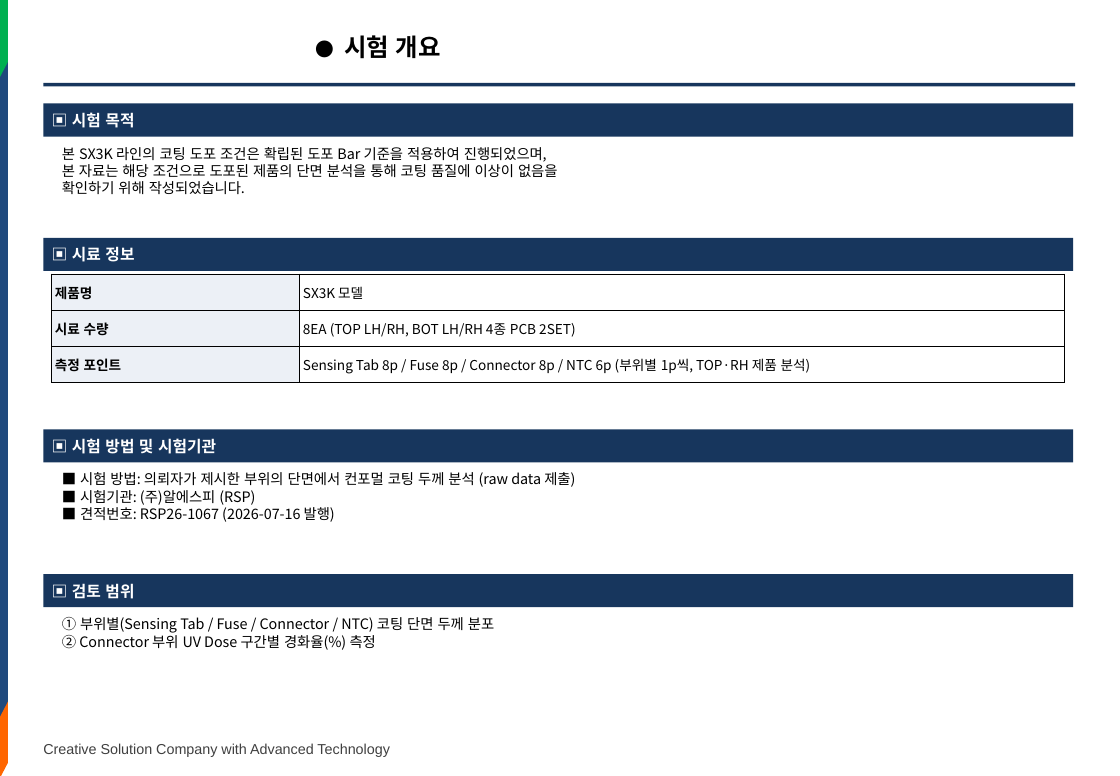
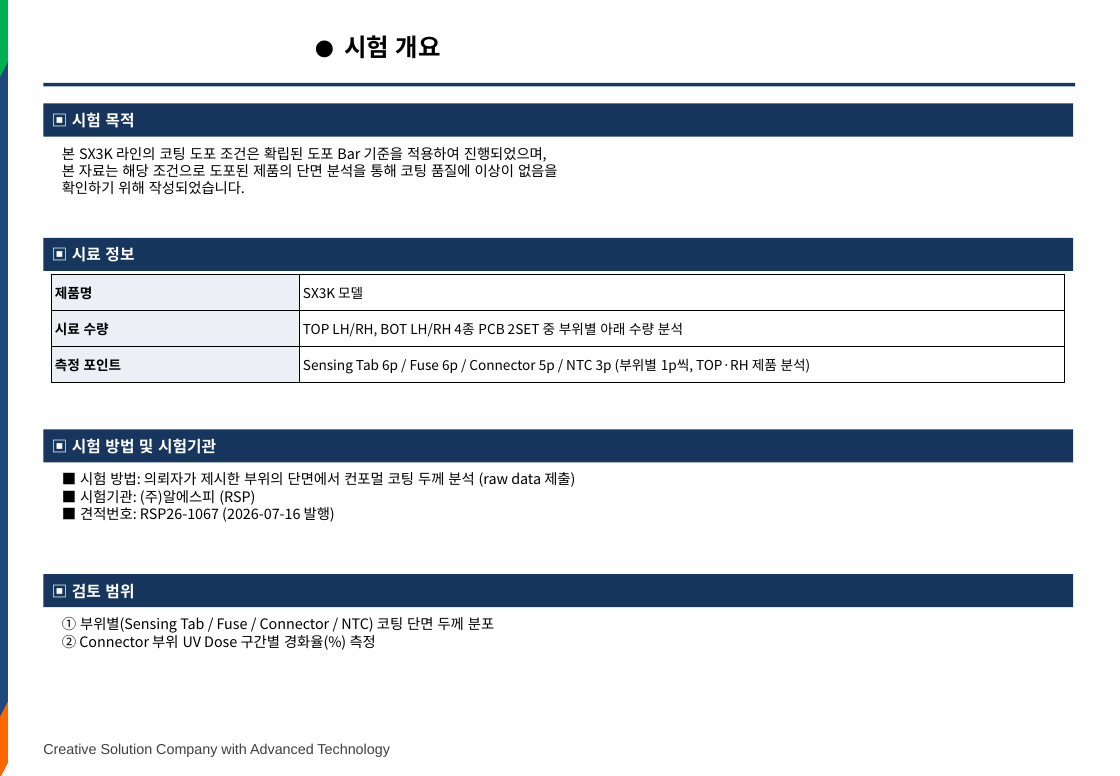
Before and after one commit to hyunsun901219/kingbambbang, a slide deck: slide 2 of docs/SX3K-코팅섹션-분석결과.pptx. Drawn at 1120x776 pixels with LibreOffice and Linux fonts; fonts in the diff are those of the drawing; background and template pictures are left out. Boxes give left, top, right and bottom in pixels: in the first picture for what was removed or moved away, otherwise in the second. Text is boxed around its words. In the diff, an @@ line names an element or a change of style, - is before the commit and + after.

```diff
--- a/docs/SX3K-코팅섹션-분석결과.pptx
+++ b/docs/SX3K-코팅섹션-분석결과.pptx
@@ table at box(52, 274, 1065, 383) @@
-row 2, column 2: 8EA (TOP LH/RH, BOT LH/RH 4종 PCB 2SET)
+row 2, column 2: TOP LH/RH, BOT LH/RH 4종 PCB 2SET 중 부위별 아래 수량 분석
-row 3, column 2: Sensing Tab 8p / Fuse 8p / Connector 8p / NTC 6p (부위별 1p씩, TOP·RH 제품 분석)
+row 3, column 2: Sensing Tab 6p / Fuse 6p / Connector 5p / NTC 3p (부위별 1p씩, TOP·RH 제품 분석)
```
Also in this commit, not shown: 2 other slides changed, 1 other file.
